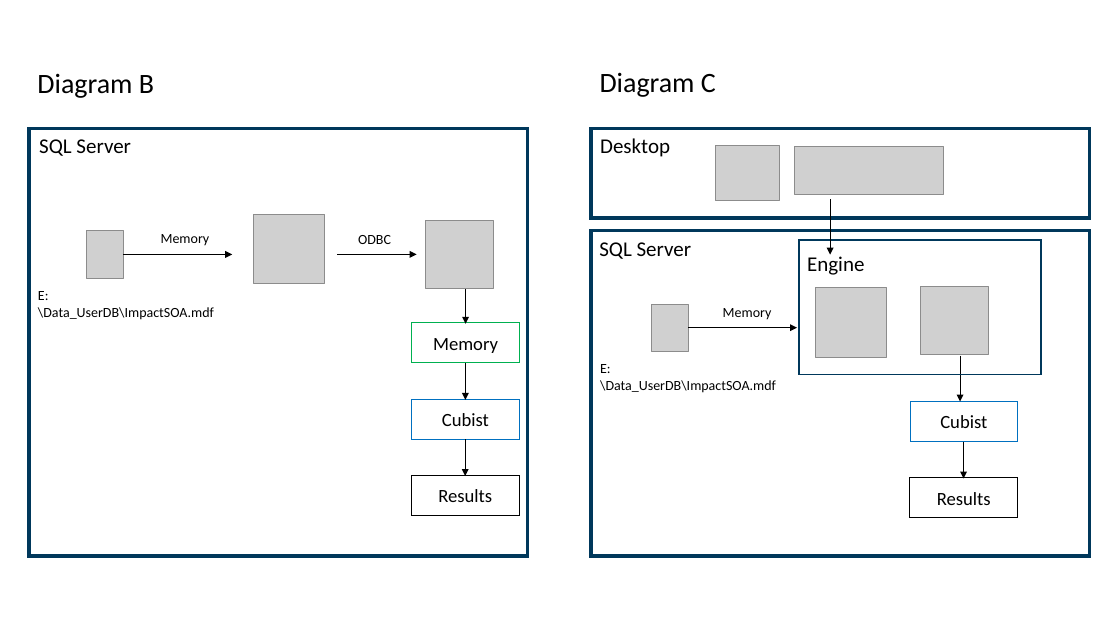
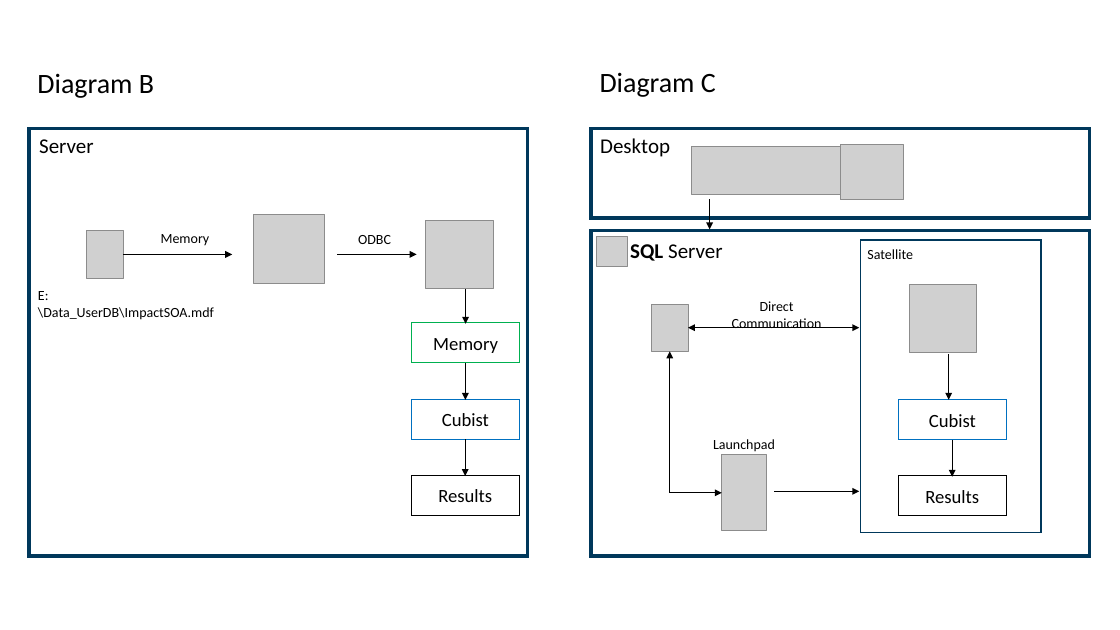
Before and after one commit to hfleitas/AzureSynapseForActuaries, a slide deck: slide 14 of Brent-Hiram-BackToBasicsAnalyticsForActuaries_format.pptx. Drawn at 1120x630 pixels with LibreOffice and Linux fonts; fonts in the diff are those of the drawing; grey boxes stand for pictures; background and template pictures are left out. Boxes give left, top, right and bottom in pixels: in the first picture for what was removed or moved away, otherwise in the second. Text is boxed around its words. In the diff, an @@ line names an element or a change of style, - is before the commit and + after.

```diff
--- a/Brent-Hiram-BackToBasicsAnalyticsForActuaries_format.pptx
+++ b/Brent-Hiram-BackToBasicsAnalyticsForActuaries_format.pptx
@@ text at bbox=[39, 139, 94, 153]: text changed @@
-SQL Server
+Server
@@ picture: place and size @@
-picture at bbox=[795, 146, 944, 194]
+picture at bbox=[691, 146, 840, 194]
@@ picture: place and size @@
-picture at bbox=[715, 145, 779, 201]
+picture at bbox=[840, 145, 904, 200]
@@ arrow moved from (830, 199) - (830, 255) to (710, 199) - (710, 229) @@
@@ picture: place and size @@
-picture at bbox=[816, 287, 886, 357]
+picture at bbox=[597, 237, 628, 266]
@@ text "SQL Server": place and size @@
-text "SQL Server" at bbox=[599, 242, 692, 259]
+text "SQL Server" at bbox=[630, 244, 723, 261]
@@ text "SQL Server" at bbox=[630, 244, 723, 261]: bold on in "SQL" @@
@@ text removed at bbox=[807, 254, 864, 275] @@
-Engine
@@ rectangle: place and size @@
-rectangle at bbox=[799, 240, 1041, 375]
+rectangle at bbox=[861, 240, 1042, 533]
@@ text added at bbox=[867, 249, 913, 259], 12 pt, text #000000 @@
+Satellite
@@ arrow moved from (688, 328) - (797, 328) to (688, 328) - (860, 328) @@
@@ arrow (688, 328) - (860, 328): arrow to double arrow @@
@@ text at bbox=[732, 301, 822, 328]: text changed @@
-Memory
+Direct Communication
@@ elbow double arrow added from (670, 351) to (722, 493), #000000 0.5 pt @@
@@ 2 rectangles, 2 arrows, 1 picture: place and size @@
-2 rectangles, 2 arrows, 1 picture at bbox=[910, 287, 1017, 518]
+2 rectangles, 2 arrows, 1 picture at bbox=[899, 285, 1007, 517]
@@ text removed at bbox=[600, 364, 776, 393] @@
-E:\Data_UserDB\ImpactSOA.mdf
@@ text added at bbox=[713, 439, 775, 452], 12 pt, text #000000 @@
+Launchpad
@@ picture added at bbox=[722, 455, 766, 531] @@
@@ arrow added from (775, 492) to (860, 492), #000000 0.5 pt @@
```
Also in this commit, not shown: 2 other slides changed, 5 slides added, 1 slide removed.
